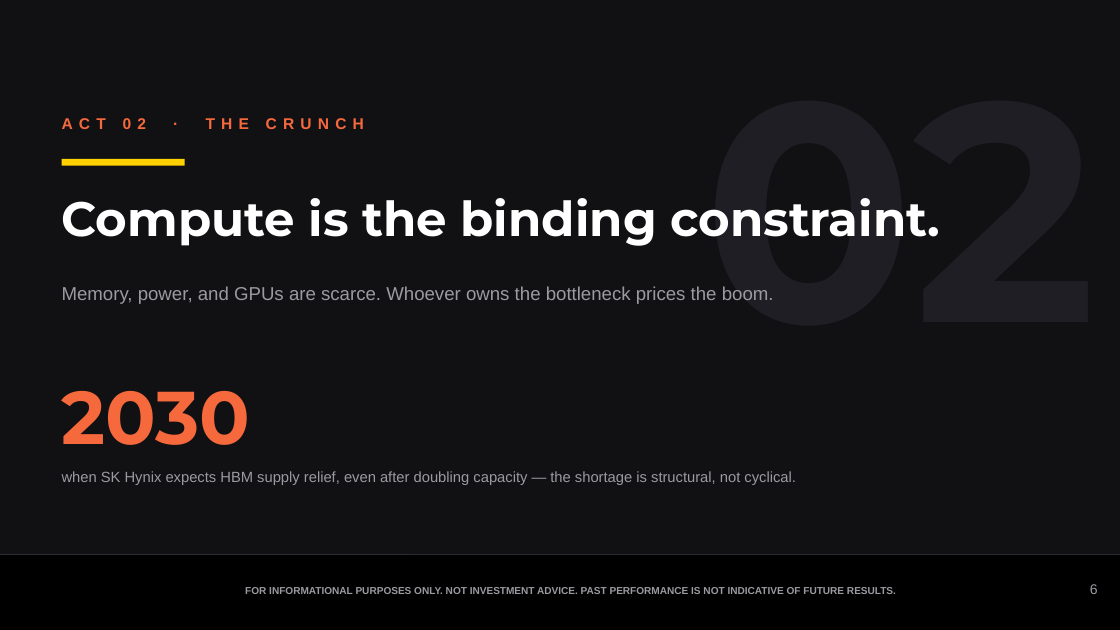
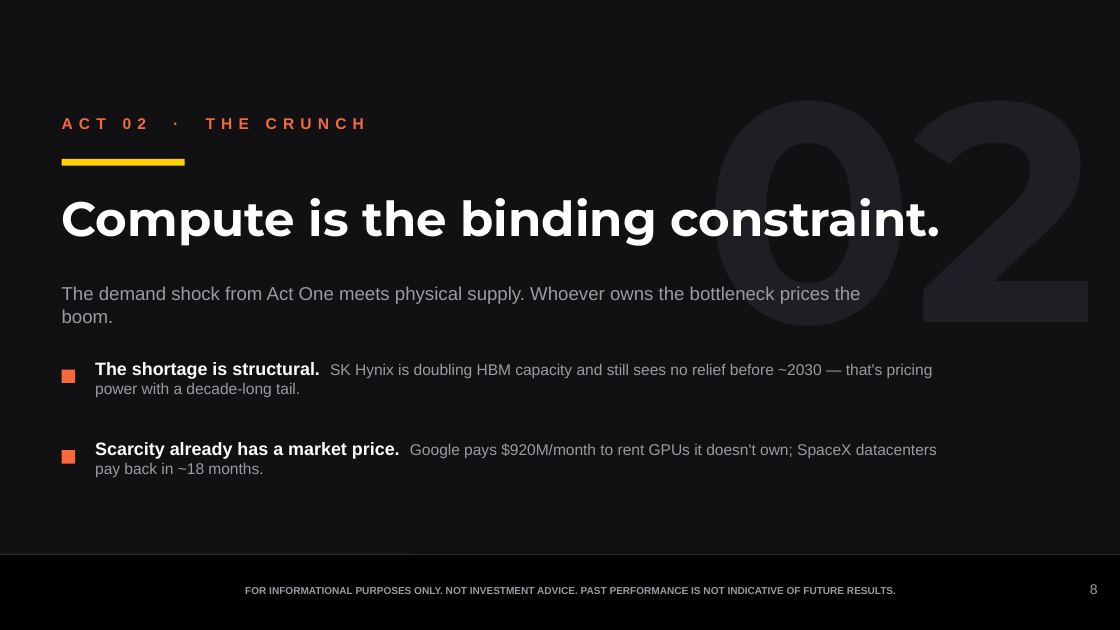
Before and after one commit to samuelcmcclellan-cell/ai-markets-deck, a slide deck: slide 8 of ai-markets-deck.pptx (slide 6 before the commit). Drawn at 1120x630 pixels with LibreOffice and Linux fonts; fonts in the diff are those of the drawing. Boxes give left, top, right and bottom in pixels: in the first picture for what was removed or moved away, otherwise in the second. Text is boxed around its words. In the diff, an @@ line names an element or a change of style, - is before the commit and + after.

```diff
--- a/ai-markets-deck.pptx
+++ b/ai-markets-deck.pptx
@@ text at (62,286,861,323): text changed @@
-Memory, power, and GPUs are scarce. Whoever owns the bottleneck prices the boom.
+The demand shock from Act One meets physical supply. Whoever owns the bottleneck prices the boom.
@@ rectangle added at (62,370,75,383), fill #F6693D @@
@@ text added at (95,362,933,397), 10 pt, text #9A9AA0 @@
+The shortage is structural. SK Hynix is doubling HBM capacity and still sees no relief before ~2030 — that's pricing power with a decade-long tail.
@@ text removed at (62,391,251,445) @@
-2030
@@ text added at (95,442,937,477), 10 pt, text #9A9AA0 @@
+Scarcity already has a market price. Google pays $920M/month to rent GPUs it doesn't own; SpaceX datacenters pay back in ~18 months.
@@ text removed at (62,471,796,485) @@
-when SK Hynix expects HBM supply relief, even after doubling capacity — the shortage is structural, not cyclical.
@@ rectangle added at (62,450,75,464), fill #F6693D @@
```
Also in this commit, not shown: 17 other slides changed, 7 slides added, 2 slides removed, 33 other files.
